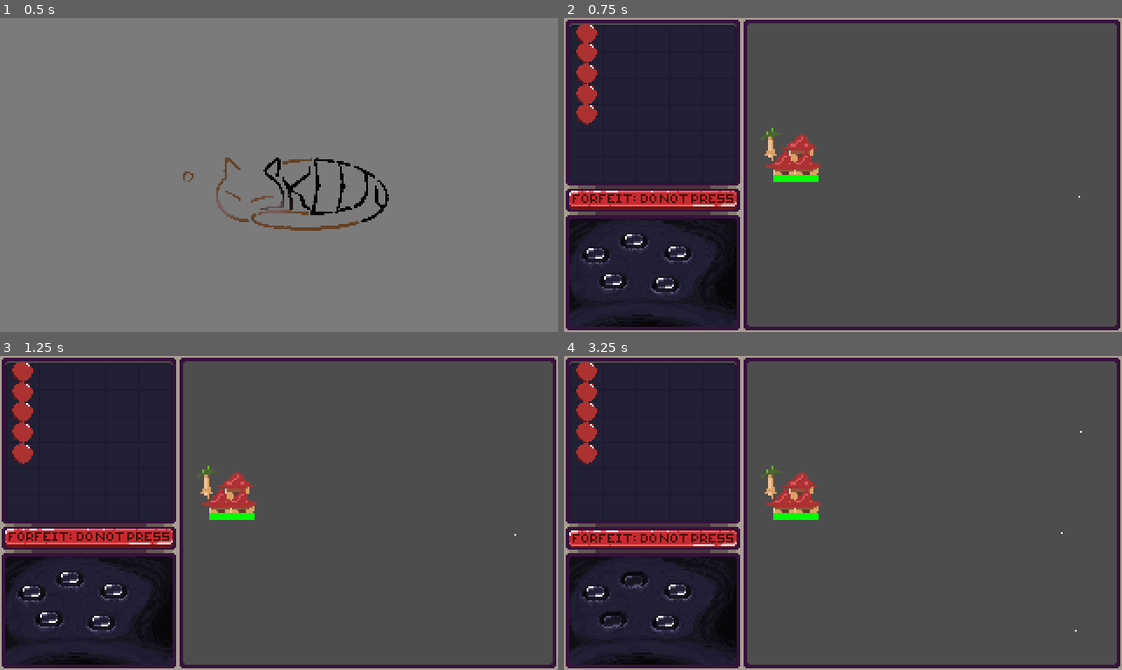
Above: before the commit, frames 1-4 (two rows, left to right).
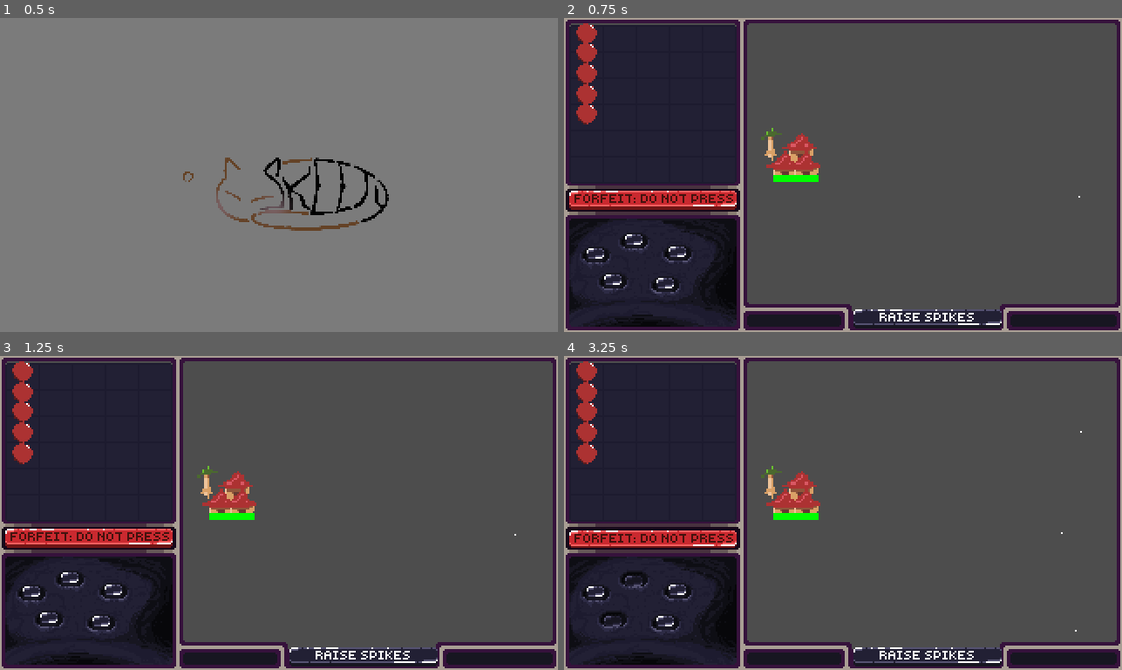
Above: after the commit, the same moments.

Repository: Team-Skeejy/ld55_summoning
Game: Godot game, scene res://scenes/roots/splash/splash_screen.tscn
Two runs of this game, one before a commit and one after it. Both use one fixed random seed, a clock stepped at 60 frames per second and the inputs below.
Inputs (mouse positions are in pixels of both pictures, inside the frame that each line leads up to):
- Up to frame 1 (0.5 s): no input
- Up to frame 2 (0.75 s): tap Enter at 0.5 s; move the mouse to (965, 159) at 0.52 s; tap Tab (Tab) at 0.6 s; click (965, 159) at 0.67 s
- Up to frame 3 (1.25 s): no input
- Up to frame 4 (3.25 s): tap Space at 1.25 s; drag from (630, 578) to (653, 440) at 1.27 s; tap Enter at 2 s; move the mouse to (597, 594) at 2.02 s; tap Tab (Tab) at 2.1 s; click (597, 594) at 2.17 s; drag from (614, 619) to (653, 534) at 2.77 s

Frame 1 is identical in both runs. In frame 2, 5.1% of the frame differs, in the area x 0-100%, y 54-100%; in frame 3, 5.1%; in frame 4, 5.3%.

Commit message:
added button graphics and updated ui

Diff:
--- a/scenes/roots/game/game_test.tscn
+++ b/scenes/roots/game/game_test.tscn
@@ -21,7 +21,8 @@
 anchors_preset = 15
 anchor_right = 1.0
 anchor_bottom = 1.0
-offset_left = 236.0
+offset_left = 104.0
+offset_bottom = -25.14
 grow_horizontal = 2
 grow_vertical = 2
 
--- a/scenes/roots/main/menu.tscn
+++ b/scenes/roots/main/menu.tscn
@@ -54,5 +54,7 @@
 
 [node name="AudioStreamPlayer" type="AudioStreamPlayer" parent="."]
 stream = ExtResource("3_qlvyn")
+volume_db = -5.0
+autoplay = true
 
 [connection signal="button_down" from="VBoxContainer/Btn Start" to="." method="_on_btn_start_button_down"]
--- a/scenes/ui_entities/base/ui_entity.tscn
+++ b/scenes/ui_entities/base/ui_entity.tscn
@@ -7,6 +7,8 @@
 radius = 6.0
 
 [node name="Entity" type="RigidBody2D" node_paths=PackedStringArray("collider")]
+collision_layer = 3
+collision_mask = 3
 input_pickable = true
 mass = 0.2
 script = ExtResource("1_d77dl")
--- /dev/null
+++ b/scenes/ui_entities/button/btn_spikes.tscn
@@ -0,0 +1,15 @@
+[gd_scene load_steps=4 format=3 uid="uid://g0nmnjyilkpx"]
+
+[ext_resource type="PackedScene" uid="uid://cwg3bj4u5xq54" path="res://scenes/ui_entities/button/button.tscn" id="1_3k207"]
+[ext_resource type="Texture2D" uid="uid://yjl8i58h75em" path="res://scenes/ui_entities/button/textures/button_raise_spikes.png" id="2_kit42"]
+
+[sub_resource type="RectangleShape2D" id="RectangleShape2D_3x614"]
+size = Vector2(85, 14)
+
+[node name="BtnRaiseSpikes" node_paths=PackedStringArray("area") instance=ExtResource("1_3k207")]
+texture = ExtResource("2_kit42")
+area = NodePath("Area2D")
+
+[node name="CollisionShape2D" parent="Area2D" index="0"]
+position = Vector2(-0.5, -1)
+shape = SubResource("RectangleShape2D_3x614")
--- a/scenes/ui_entities/ui/ui.tscn
+++ b/scenes/ui_entities/ui/ui.tscn
@@ -1,14 +1,21 @@
-[gd_scene load_steps=13 format=3 uid="uid://dum2vhk725ubd"]
+[gd_scene load_steps=16 format=3 uid="uid://dum2vhk725ubd"]
 
 [ext_resource type="Script" path="res://scenes/ui_entities/ui/ui.gd" id="1_3cdks"]
 [ext_resource type="PackedScene" uid="uid://btco02dq00kwc" path="res://scenes/ui_entities/alter/alter.tscn" id="1_yf748"]
 [ext_resource type="Texture2D" uid="uid://dg1q3pxuipxkg" path="res://scenes/ui_entities/inventory/textures/ui.png" id="2_1tb5p"]
 [ext_resource type="PackedScene" uid="uid://bgol823ub27ic" path="res://scenes/ui_entities/inventory/inventory.tscn" id="3_bwefo"]
+[ext_resource type="PackedScene" uid="uid://g0nmnjyilkpx" path="res://scenes/ui_entities/button/btn_spikes.tscn" id="5_cuxea"]
 [ext_resource type="PackedScene" uid="uid://drtsb3cnf4owo" path="res://scenes/ui_entities/button/btn_forfiet.tscn" id="5_j8rod"]
 [ext_resource type="PackedScene" uid="uid://ybxcox1kagym" path="res://scenes/ui_entities/end/end.tscn" id="6_7mpor"]
 [ext_resource type="PackedScene" uid="uid://fr2enfc8n1ci" path="res://scenes/ui_entities/forfeiting/forfeiting.tscn" id="6_gvynx"]
 
 [sub_resource type="WorldBoundaryShape2D" id="WorldBoundaryShape2D_l7cmk"]
+
+[sub_resource type="RectangleShape2D" id="RectangleShape2D_f0jkh"]
+size = Vector2(64.75, 15)
+
+[sub_resource type="RectangleShape2D" id="RectangleShape2D_0d83l"]
+size = Vector2(66.5, 15)
 
 [sub_resource type="SegmentShape2D" id="SegmentShape2D_lqpwv"]
 a = Vector2(102, 0)
@@ -44,10 +51,12 @@
 [node name="Borders" type="Node2D" parent="."]
 
 [node name="Game Border" type="RigidBody2D" parent="Borders"]
+collision_layer = 2
+collision_mask = 2
 freeze = true
 
 [node name="Bottom" type="CollisionShape2D" parent="Borders/Game Border"]
-position = Vector2(317, 177)
+position = Vector2(317, 174)
 shape = SubResource("WorldBoundaryShape2D_l7cmk")
 
 [node name="Right" type="CollisionShape2D" parent="Borders/Game Border"]
@@ -64,6 +73,14 @@
 position = Vector2(3, 3)
 rotation = 1.5708
 shape = SubResource("WorldBoundaryShape2D_l7cmk")
+
+[node name="CollisionShape2D" type="CollisionShape2D" parent="Borders/Game Border"]
+position = Vector2(131.625, 172)
+shape = SubResource("RectangleShape2D_f0jkh")
+
+[node name="CollisionShape2D2" type="CollisionShape2D" parent="Borders/Game Border"]
+position = Vector2(284.25, 171.5)
+shape = SubResource("RectangleShape2D_0d83l")
 
 [node name="Inventory Right" type="Area2D" parent="Borders"]
 input_pickable = false
@@ -86,6 +103,7 @@
 shape = SubResource("SegmentShape2D_eaat3")
 
 [node name="Buttons Bottom" type="Area2D" parent="Borders"]
+position = Vector2(0, -3)
 input_pickable = false
 gravity_space_override = 1
 gravity = -1000.0
@@ -109,6 +127,10 @@
 position = Vector2(51, 104)
 area = NodePath("Area2D")
 
+[node name="BtnRaiseSpikes" parent="Buttons" node_paths=PackedStringArray("area") instance=ExtResource("5_cuxea")]
+position = Vector2(208, 172)
+area = NodePath("Area2D")
+
 [node name="Inventory" parent="." node_paths=PackedStringArray("storage_space", "debug_sprite") instance=ExtResource("3_bwefo")]
 position = Vector2(3, 3)
 storage_space = NodePath("Storage Space/CollisionShape2D")
Binary file changed: scenes/ui_entities/button/textures/button_forefiet.aseprite
Binary file changed: scenes/ui_entities/button/textures/button_forefiet.png
Binary file added: scenes/ui_entities/button/textures/button_raise_spikes.aseprite
Binary file added: scenes/ui_entities/button/textures/button_raise_spikes.png
Not shown, added: scenes/ui_entities/button/textures/button_raise_spikes.png.import
Binary file changed: scenes/ui_entities/inventory/textures/ui.aseprite
Binary file changed: scenes/ui_entities/inventory/textures/ui.png
